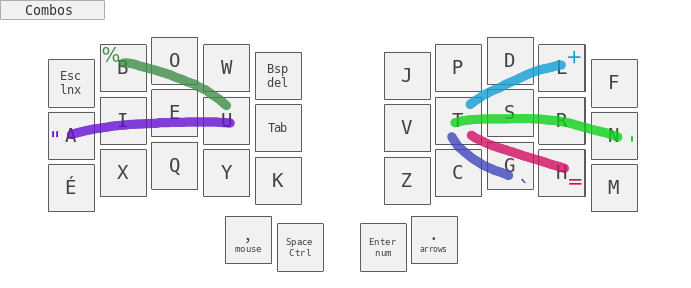
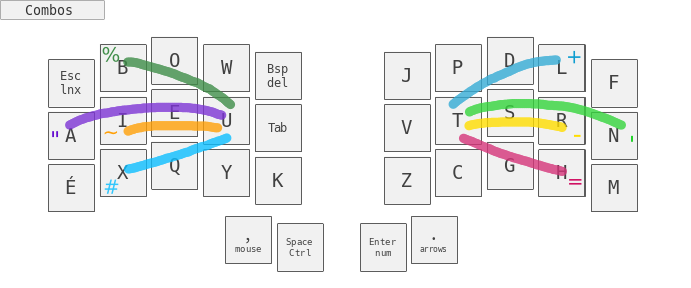
The second (691, 288) image is a revision of the first. Changes to its layers:
painted on "%" over [65, 57, 236, 128]
painted on "=" over [447, 64, 626, 184]
painted on "+" over [448, 55, 626, 128]
renamed "`" to "-", moved it above "'", painted on it over [447, 64, 576, 184]
painted on "'" over [447, 64, 626, 184]
added layer "#" (80%) above "~" over [66, 128, 232, 192]
added layer "~" (80%) above "'" over [65, 64, 236, 192]
painted on "'" over [65, 57, 236, 192]
painted on "base.png" over [65, 55, 626, 194]
